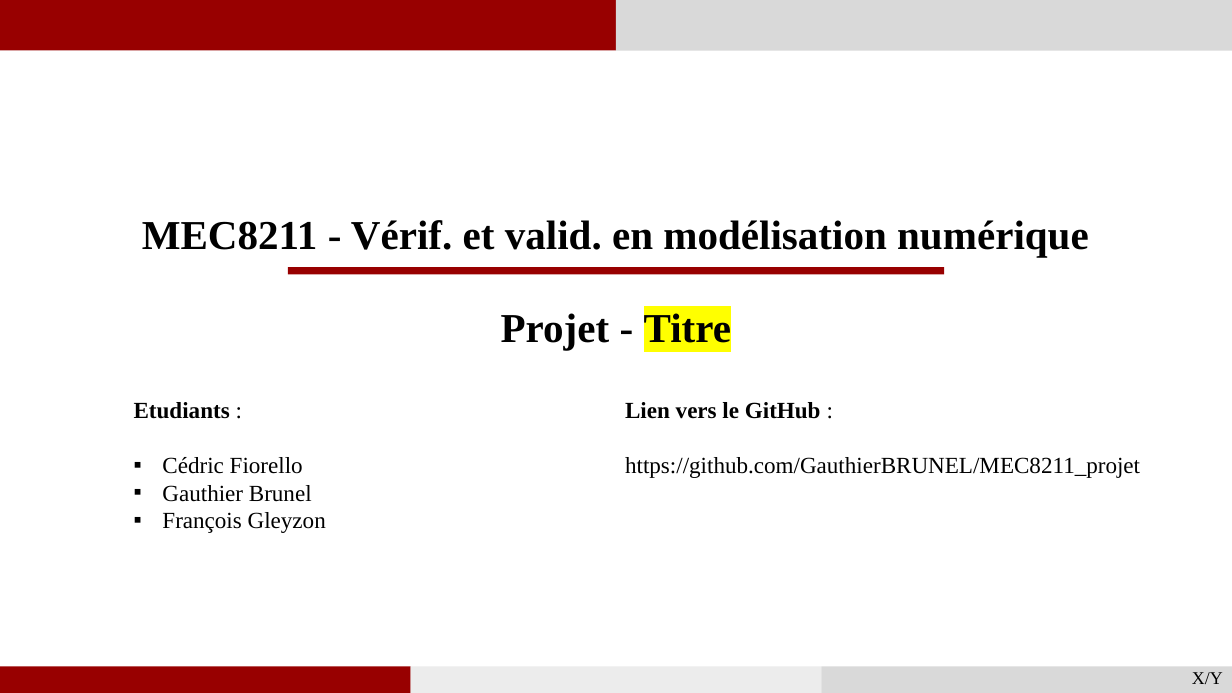
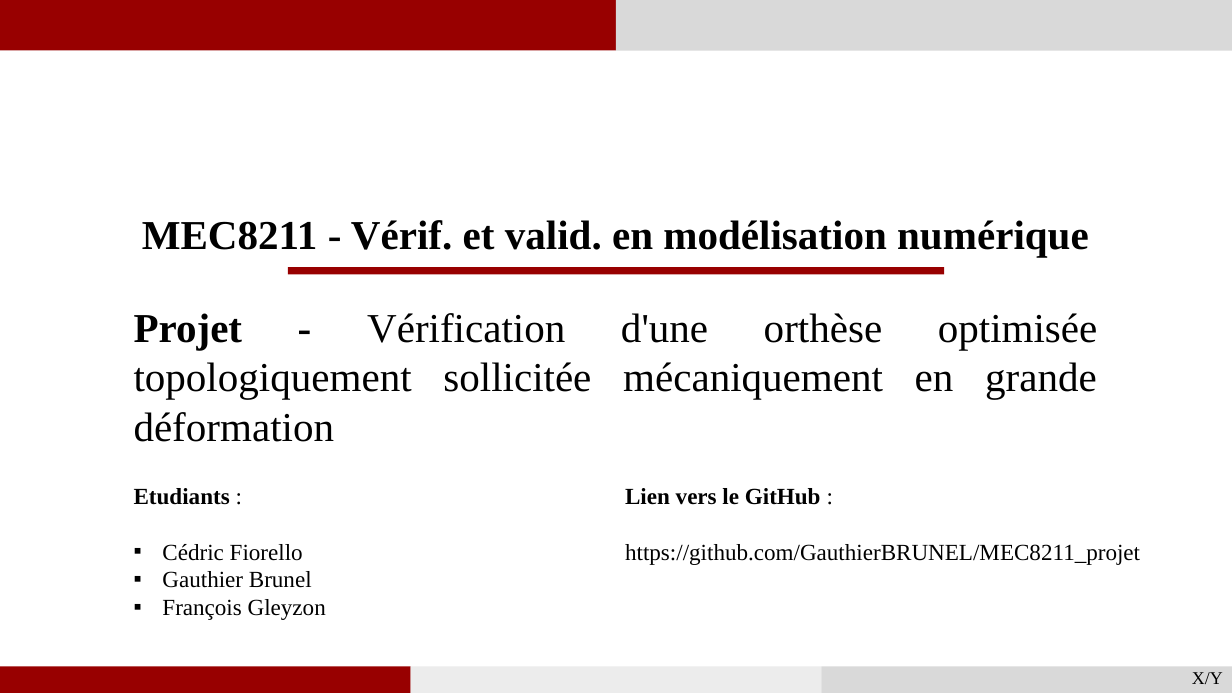
Before and after one commit to GauthierBRUNEL/MEC8211_projet, a slide deck: slide 1 of 03_Rapport/Rapport_Projet.pptx. Drawn at 1232x693 pixels with LibreOffice and Linux fonts; fonts in the diff are those of the drawing. Boxes give left, top, right and bottom in pixels: in the first picture for what was removed or moved away, otherwise in the second. Text is boxed around its words. In the diff, an @@ line names an element or a change of style, - is before the commit and + after.

```diff
--- a/03_Rapport/Rapport_Projet.pptx
+++ b/03_Rapport/Rapport_Projet.pptx
@@ text at <box>134,313,1098,442</box>: text changed; bold off @@
-Projet - Titre
+Projet - Vérification d'une orthèse optimisée topologiquement sollicitée mécaniquement en grande déformation
@@ text "Etudiants :": place and size @@
-text "Etudiants :" at <box>134,402,326,533</box>
+text "Etudiants :" at <box>134,488,326,620</box>
@@ text "Lien vers le GitHub :": place and size @@
-text "Lien vers le GitHub :" at <box>625,402,1140,478</box>
+text "Lien vers le GitHub :" at <box>625,488,1140,565</box>
```
Also in this commit, not shown: 3 other slides changed, 2 slides added, 8 other files.
